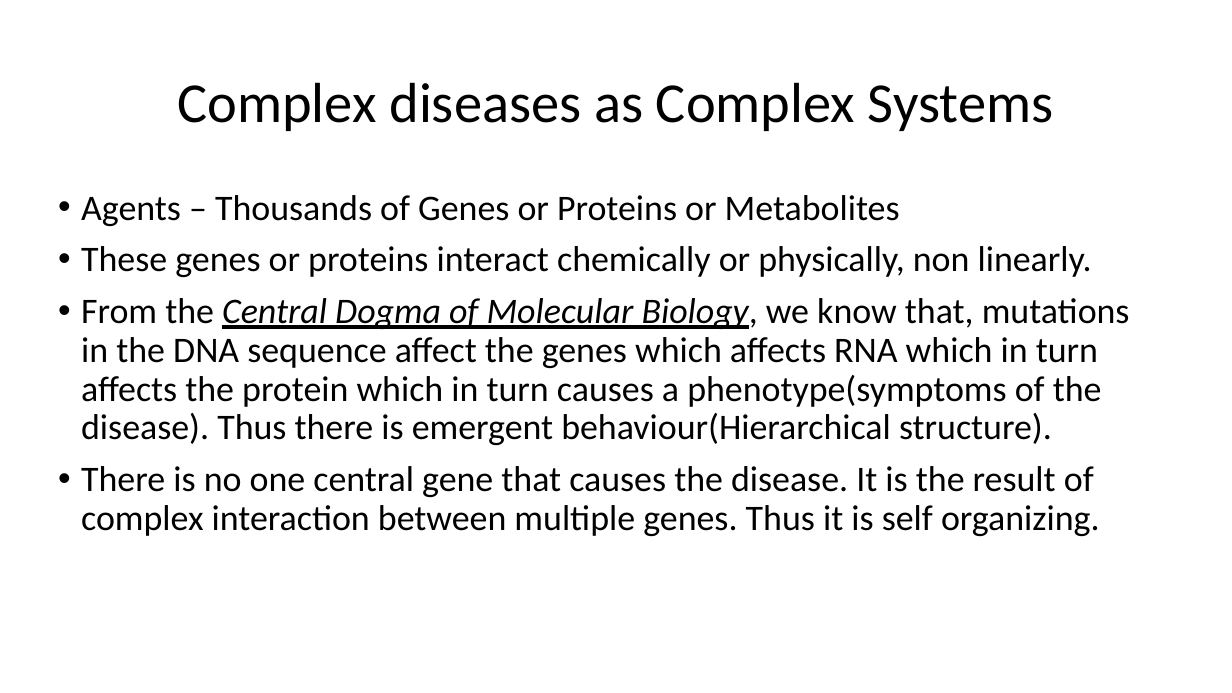
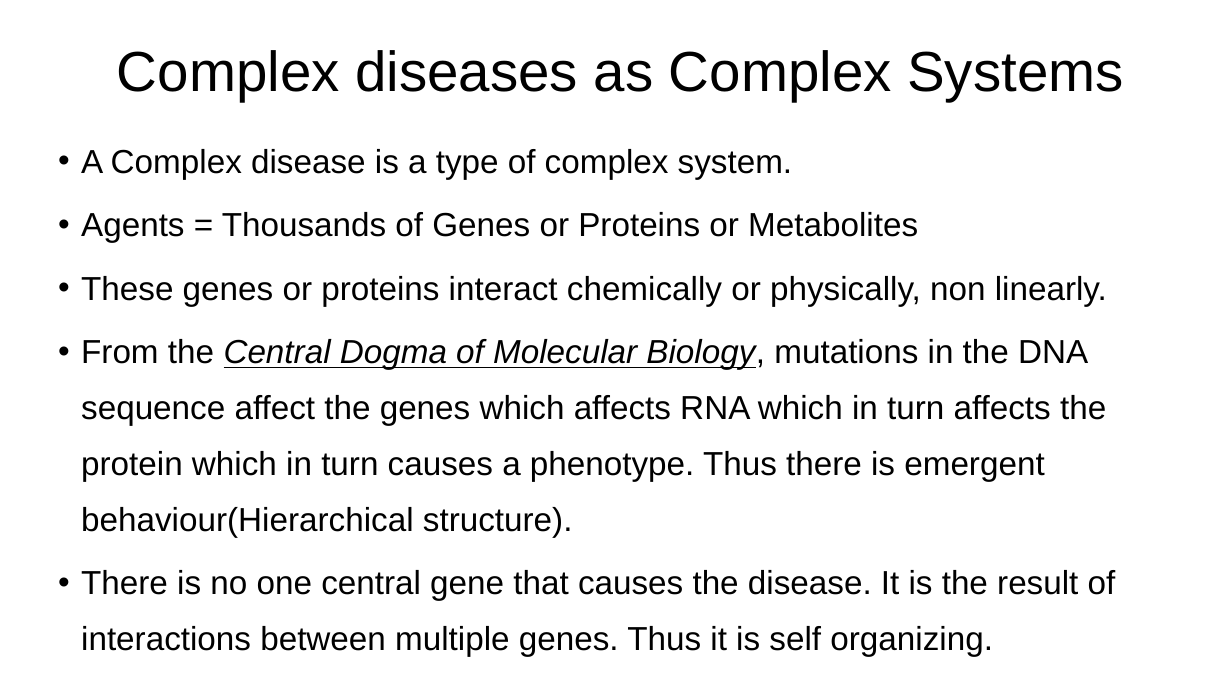
Before and after one commit to VenkiPhy6/seminar-thirdsem, a slide deck: slide 7 of A Primer to Complex Diseases.pptx. Drawn at 1232x693 pixels with LibreOffice and Linux fonts; fonts in the diff are those of the drawing. Boxes give left, top, right and bottom in pixels: in the first picture for what was removed or moved away, otherwise in the second. Text is boxed around its words. In the diff, an @@ line names an element or a change of style, - is before the commit and + after.

```diff
--- a/A Primer to Complex Diseases.pptx
+++ b/A Primer to Complex Diseases.pptx
@@ title "Complex diseases as Complex Systems": place and size @@
-title "Complex diseases as Complex Systems" at box(177, 82, 1053, 131)
+title "Complex diseases as Complex Systems" at box(117, 50, 1123, 101)
@@ title "Complex diseases as Complex Systems" at box(117, 50, 1123, 101): font Calibri to Arial @@
@@ text "A Complex disease is a ...": place and size @@
-text "A Complex disease is a ..." at box(81, 195, 1130, 536)
+text "A Complex disease is a ..." at box(81, 149, 1116, 657)
@@ text at box(81, 149, 918, 243): text changed; size 28 to 25.9 pt; font Calibri to Arial @@
-• Agents – Thousands of Genes or Proteins or Metabolites
+• A Complex disease is a type of complex system.
+• Agents = Thousands of Genes or Proteins or Metabolites
@@ text at box(81, 276, 1107, 306): size 28 to 25.9 pt, font Calibri to Arial in "These genes or proteins interact chemically or ..."; line spacing 0.9 to 1.4; less space between paragraphs @@
@@ text at box(81, 339, 1116, 657): text changed; size 28 to 25.9 pt; font Calibri to Arial @@
-• From the Central Dogma of Molecular Biology, we know that, mutations in the DNA sequence affect the genes which affects RNA which in turn affects the protein which in turn causes a phenotype(symptoms of the disease). Thus there is emergent behaviour(Hierarchical structure).
-• There is no one central gene that causes the disease. It is the result of complex interaction between multiple genes. Thus it is self organizing.
+• From the Central Dogma of Molecular Biology, mutations in the DNA sequence affect the genes which affects RNA which in turn affects the protein which in turn causes a phenotype. Thus there is emergent behaviour(Hierarchical structure).
+• There is no one central gene that causes the disease. It is the result of interactions between multiple genes. Thus it is self organizing.
```
Also in this commit, not shown: 7 other slides changed, 10 slides added, 2 slides removed, 8 other files.
